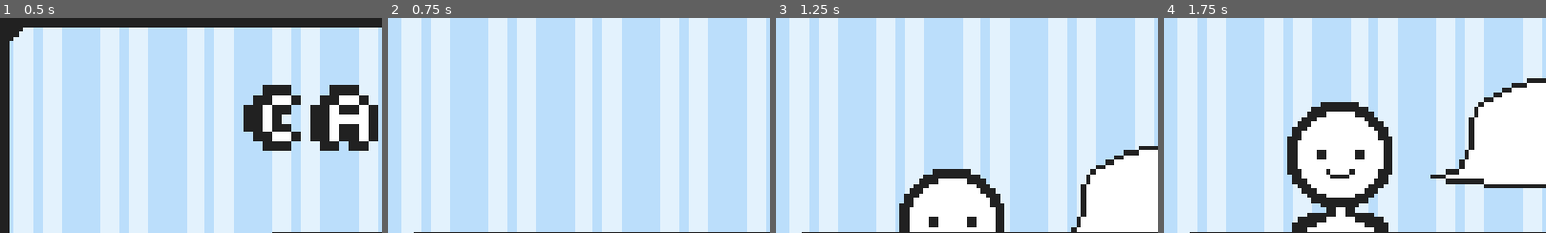
Above: before the commit, frames 1-4 (left to right).
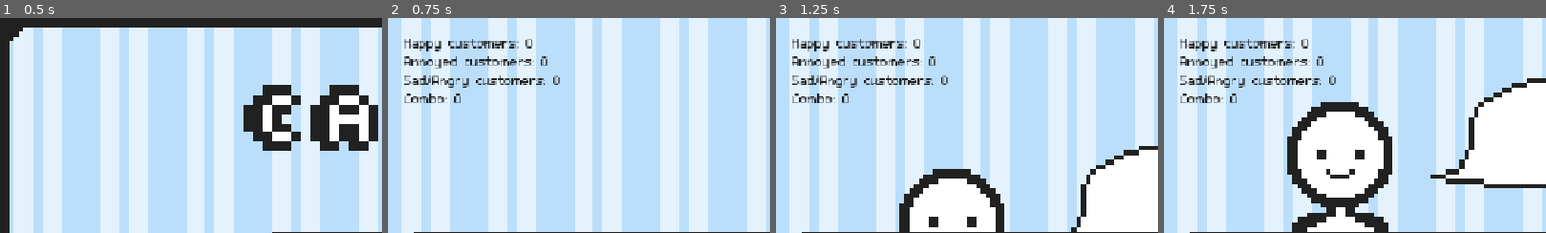
Above: after the commit, the same moments.

Repository: Crystal-153/Drink-Game
Game: Godot game, scene res://starting_page.tscn
Same seed, same stepped clock (60 frames per second), same inputs: the game is played once before the commit and once after it.
Inputs (mouse positions are % of the whole screen's width and height, from its top left):
- Up to frame 1 (0.5 s): no input
- Up to frame 2 (0.75 s): click (50, 58) at 0.5 s
- Up to frame 3 (1.25 s): no input
- Up to frame 4 (1.75 s): click (9, 65) at 1.25 s
The pictures show only the part of the screen within x 0-50%, y 0-50%; the shares and areas given below are measured in that part.

Frame 1 is identical in both runs. In frame 2, 2.7% of the frame differs, in the area x 4-45%, y 9-40%; in frame 3, 2.7%; in frame 4, 2.7%.

Commit message:
I made a score board and stats thing that players can see

Diff:
--- a/ingredient_pudding.gd
+++ b/ingredient_pudding.gd
@@ -12,8 +12,6 @@
 	emit_signal("add_pudding")
 
 
-
-
 func _on_mouse_entered() -> void:
 	Input.set_custom_mouse_cursor(cursor,Input.CURSOR_ARROW,Vector2(16,16))
 
--- a/main_scene.tscn
+++ b/main_scene.tscn
@@ -33,6 +33,7 @@
 [ext_resource type="Texture2D" uid="uid://plborsevy18n" path="res://faces/pixil-layer-1.png" id="26_84x1k"]
 [ext_resource type="Texture2D" uid="uid://npnwmyf2yvpn" path="res://faces/pixil-layer-2.png" id="27_0hwxg"]
 [ext_resource type="Texture2D" uid="uid://bgryf2nlycyqu" path="res://faces/pixil-layer-3.png" id="28_si2mt"]
+[ext_resource type="FontFile" uid="uid://cxbjdtkbp3teh" path="res://m5x7.ttf" id="34_gfmxp"]
 
 [node name="mainScene" type="Node" unique_id=1116201008]
 script = ExtResource("1_o7u2a")
@@ -218,8 +219,23 @@
 visible = false
 texture = ExtResource("28_si2mt")
 
+[node name="pointScore" type="Label" parent="." unique_id=1516914587]
+texture_filter = 1
+offset_left = 24.0
+offset_top = 24.0
+offset_right = 267.0
+offset_bottom = 118.0
+theme_override_colors/font_color = Color(0.12941177, 0.12941177, 0.12941177, 1)
+theme_override_fonts/font = ExtResource("34_gfmxp")
+theme_override_font_sizes/font_size = 31
+text = "Happy customers: 0
+Annoyed customers: 0
+Sad/Angry customers: 0
+Combo: 0"
+
 [connection signal="customer_load" from="." to="customer" method="_on_node_customer_load"]
 [connection signal="customer_load" from="." to="customer/order" method="_on_node_customer_load"]
+[connection signal="customer_served" from="." to="." method="_on_customer_served"]
 [connection signal="add_Boba" from="ingredientBoba" to="customDrink" method="_on_ingredient_boba_add_boba"]
 [connection signal="mouse_entered" from="ingredientBoba" to="ingredientBoba" method="_on_mouse_entered"]
 [connection signal="mouse_exited" from="ingredientBoba" to="ingredientBoba" method="_on_mouse_exited"]
--- a/node.gd
+++ b/node.gd
@@ -41,13 +41,34 @@
 		#checked the face result if drink does not match
 		if correct==6:
 			happy.visible=true
+			happyPoints+=1
 		elif correct>3:
 			mid.visible=true
+			midPoints+=1
 		else:
 			sad.visible=true
+			sadPoints+=1
 	#small pause
 	await get_tree().create_timer(2).timeout
 	emit_signal("customer_load")
+	emit_signal("customer_served")
 	#resets the vars
 	checked=false
 	correct=0
+
+
+#point system
+var happyPoints=0
+var midPoints=0
+var sadPoints=0
+@onready var pointLabel=$pointScore
+signal customer_served
+var combo=0
+
+
+func _on_customer_served() -> void:
+	if correct==6:
+		combo+=1
+	else:
+		combo=0
+	pointLabel.text="Happy customers: "+str(happyPoints)+ "\nAnnoyed customers: "+str(midPoints)+"\nSad/Angry customers: "+str(sadPoints)+"\nCombo: "+str(combo)
Binary file added: m5x7.ttf
Not shown, added: m5x7.ttf.import
